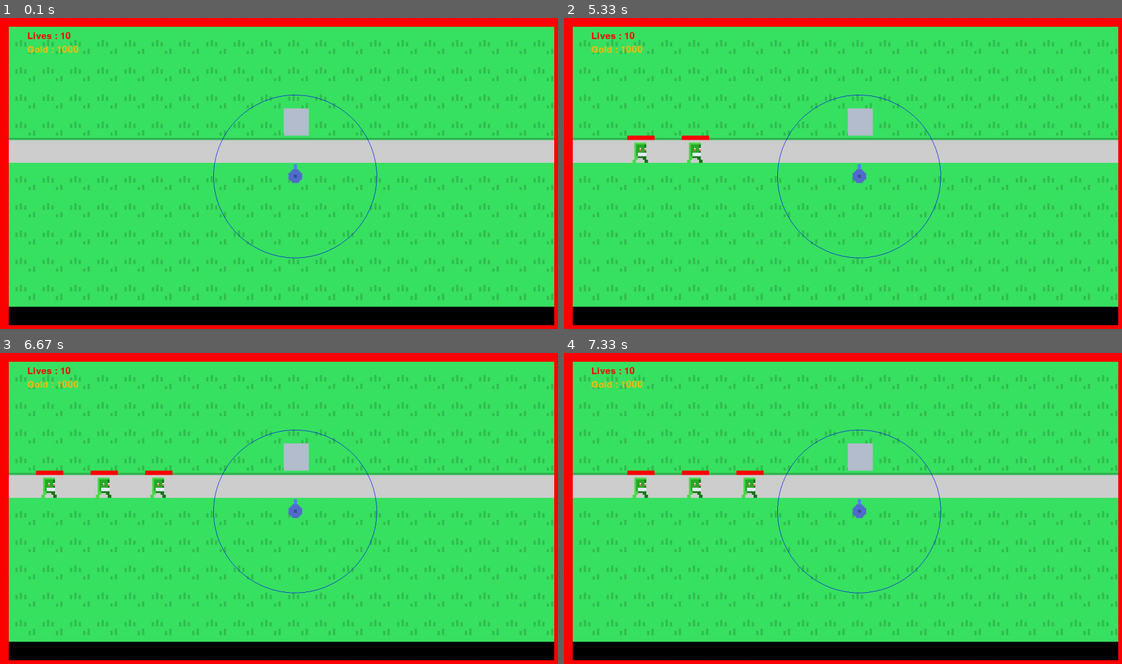
Above: before the commit, frames 1-4 (two rows, left to right).
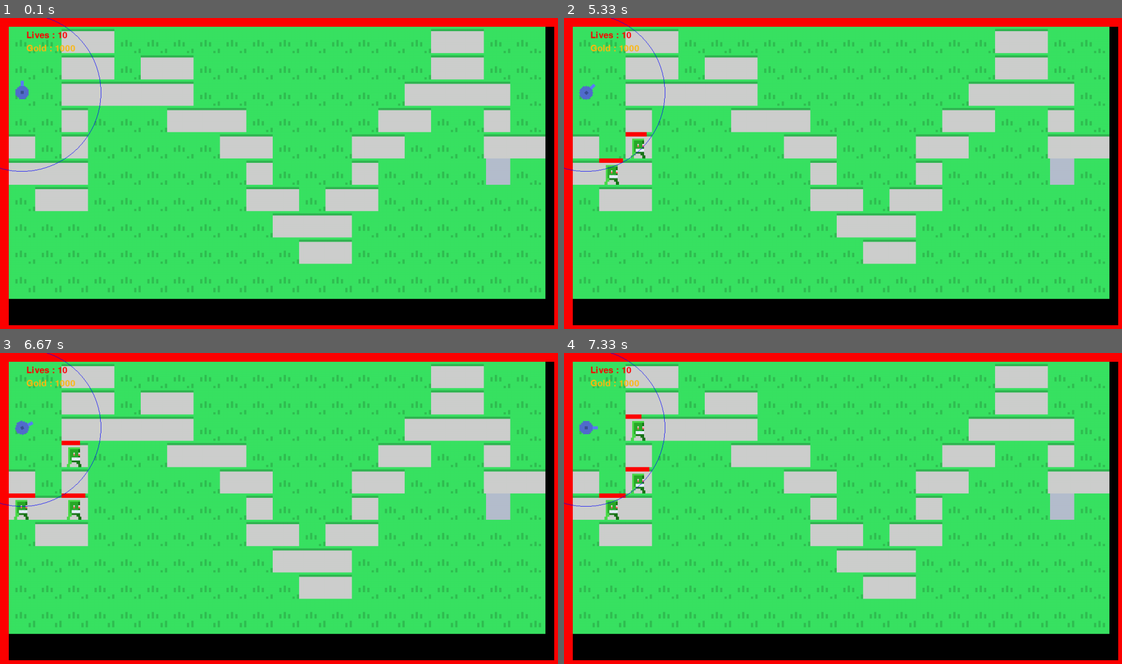
Above: after the commit, the same moments.

Repository: Al1babax/tower_defence_pygame
Game: pygame game, started from main.py
Two runs of this game, one before a commit and one after it. Both use one fixed random seed, a clock stepped at 60 frames per second and the inputs below.
Inputs:
- Up to frame 1 (0.1 s): no input
- Up to frame 2 (5.33 s): no input
- Up to frame 3 (6.67 s): no input
- Up to frame 4 (7.33 s): no input

The runs differ from the first frame. In frame 1, 33% of the frame differs, in the area x 0-100%, y 0-93%; in frame 2, 33%; in frame 3, 33%; in frame 4, 33%.

Commit message:
new level generation

Diff:
--- a/Engine/enemy.py
+++ b/Engine/enemy.py
@@ -154,11 +154,14 @@
 # General Enemy class with shared actions
 class Enemy:
     def __init__(self, enemy_type: str):
-        self.position = None
         self.enemy_type = enemy_type
 
         # Shortest path for the enemy to follow
         self.shortest_path: List[List[int]] = []
+        self.previous_waypoint = None
+
+        # Real position will be the actual pixel the enemy is at with every frame
+        self.real_position = None
 
         # Init enemy attributes
         self.max_hp = template_enemies[enemy_type]["health"]
@@ -179,11 +182,11 @@
 
     def calculate_shortest_path(self, terrain: List[List], end_pos: List[int]) -> None:
         # Calculate shortens path and save to self.shortest_path
-        self.shortest_path = a_star_algorithm(self.position, terrain, end_pos)
+        self.shortest_path = a_star_algorithm(self.previous_waypoint, terrain, end_pos)
 
         # Based on where the next shortest path is calculate the movement vector
         next_block = self.shortest_path[0]
-        self.enemy_movement_vector = (next_block[0] - self.position[0], next_block[1] - self.position[1])
+        self.enemy_movement_vector = (next_block[0] - self.previous_waypoint[0], next_block[1] - self.previous_waypoint[1])
 
     def move_forward(self, terrain: List[List], end_pos: List[List[int]], current_frame: int) -> bool:
         """
@@ -199,10 +202,11 @@
             return False
 
         # Move enemy to the next block
+        # TODO: Base on the movement speed of the enemy check if it is supposed to move now
         next_block = self.shortest_path.pop(0)
 
         # Calculate the movement vector
-        self.enemy_movement_vector = (next_block[0] - self.position[0], next_block[1] - self.position[1])
+        self.enemy_movement_vector = (next_block[0] - self.previous_waypoint[0], next_block[1] - self.previous_waypoint[1])
 
         # Make certain next block is not occupied by another enemy
         if isinstance(terrain[next_block[0]][next_block[1]], Enemy):
@@ -210,16 +214,16 @@
 
         # Move enemy to the next block
         terrain[next_block[0]][next_block[1]] = self
-        terrain[self.position[0]][self.position[1]] = TerrainBlock(0)
+        terrain[self.previous_waypoint[0]][self.previous_waypoint[1]] = TerrainBlock(0)
 
         # Update enemy position
-        self.position = next_block
+        self.previous_waypoint = next_block
 
         # Update last move frame
         self.last_move_frame = current_frame
 
         # Check if enemy reached the end
-        return self.position in end_pos
+        return self.previous_waypoint in end_pos
 
     def take_damage(self, damage: int) -> bool:
         # General damage logic for all enemies, total_damage = damage - armor
--- a/Engine/game.py
+++ b/Engine/game.py
@@ -1,4 +1,5 @@
 from typing import Optional, List, Tuple
+import random
 
 # Engine modules
 from Engine.tower import Tower
@@ -35,7 +36,8 @@
         self.money = 1000
 
         # Force spawn turret for testing
-        self.force_spawn_turret_for_testing()
+        # self.force_spawn_turret_for_testing()
+        self.force_spawn_turret_2()
 
     def force_spawn_turret_for_testing(self):
         # Force spawn turret for testing
@@ -43,6 +45,16 @@
         position = [5, 10]
         new_tower = Tower("standard", position)
         self.level.update(2, current_position=position, tower=new_tower)
+
+    def force_spawn_turret_2(self):
+        # Randomly choose turret spawn to put a turret
+        # Find a terrain block with open turret slot and spawn a turret there
+        if len(self.level.tower_slots) == 0:
+            return
+
+        random_turret_position = random.choice(self.level.tower_slots)
+        new_tower = Tower("standard", random_turret_position)
+        self.level.update(2, current_position=random_turret_position, tower=new_tower)
 
     def tower_actions(self):
         # Function that applies all the tower damage to enemies in their area
@@ -55,7 +67,7 @@
 
             # If enemy dies, remove it from the enemy_list, add 0 terrain block to the position and add money
             self.money += possible_death_enemy.money_value
-            self.level.update(1, current_position=possible_death_enemy.position)
+            self.level.update(1, current_position=possible_death_enemy.previous_waypoint)
 
     def enemy_actions(self):
         # Go through all the enemies and try to move them forward
@@ -71,7 +83,7 @@
                 # If enemy reached the end, remove enemy from the list, remove 0 terrain block from the position
                 # and remove 1 life from the player
                 self.lives -= 1
-                self.level.update(1, current_position=enemy.position)
+                self.level.update(1, current_position=enemy.previous_waypoint)
                 print(f"Enemy reached the end! Lives left: {self.lives}")
 
     def update(self):
--- a/Engine/level.py
+++ b/Engine/level.py
@@ -59,11 +59,79 @@
         # List of enemies and towers
         self.enemies: List = []
         self.towers: List[Tower] = []
+        self.tower_slots: List[List[int]] = []
 
         # Create terrain
-        self.create_terrain()
+        # self.create_terrain()
+        self.create_terrain_2()
+
+    def create_random_level(self):
+        random_enemy_path = []
+
+        # Start from random position on the left wall
+        current_pos = [random.randint(0, 9), 0]
+        random_enemy_path.append(current_pos.copy())
+
+        # From starting_pos move randomly only to right or up or down, also cannot go to visited position
+        while current_pos[1] < 19:
+            # Randomly choose direction and make certain it is valid
+            new_pos = None
+            while True:
+                random_direction = random.randint(0, 2)
+
+                if random_direction == 0:
+                    if current_pos[1] + 1 < 20:
+                        new_pos = [current_pos[0], current_pos[1] + 1]
+                        break
+                elif random_direction == 1:
+                    if current_pos[0] - 1 >= 0:
+                        new_pos = [current_pos[0] - 1, current_pos[1]]
+                        break
+                elif random_direction == 2:
+                    if current_pos[0] + 1 < 10:
+                        new_pos = [current_pos[0] + 1, current_pos[1]]
+                        break
+
+            # Make certain that the path does not go back to the same position
+            if new_pos in random_enemy_path:
+                continue
+
+            current_pos = new_pos
+            random_enemy_path.append(current_pos.copy())
+
+        return random_enemy_path
+
+    def create_terrain_2(self):
+        random_enemy_path = self.create_random_level()
+
+        # First fill terrain with static blocks
+        for i in range(10):
+            self.terrain.append([TerrainBlock(2) for _ in range(20)])
+
+        # Place enemy path
+        for path in random_enemy_path:
+            self.terrain[path[0]][path[1]] = TerrainBlock(0)
+
+        # Set the start and end blocks
+        self.start_blocks.append(random_enemy_path[0])
+        self.end_blocks.append(random_enemy_path[-1])
+
+        # Randomly put two tower placements on any of the static blocks
+        for _ in range(2):
+            x = random.randint(0, 9)
+            y = random.randint(0, 19)
+
+            while self.terrain[x][y].block_type != 2:
+                x = random.randint(0, 9)
+                y = random.randint(0, 19)
+
+            self.terrain[x][y] = TerrainBlock(1)
+
+            # Save the tower slot
+            self.tower_slots.append([x, y])
 
     def create_terrain(self):
+        self.create_random_level()
         # Create terrain based on the level design
         # For now create a simple terrain for testing and dev purposes
         # 10x20 grid with straight path from top to bottom for enemies, and some tower placements
@@ -154,7 +222,7 @@
                 random_start = None
 
         # Save enemy position
-        enemy.position = random_start
+        enemy.previous_waypoint = random_start
 
         # Add enemy to the list of enemies
         self.enemies.append(enemy)
@@ -230,7 +298,7 @@
     def update(self,
                event: int,
                tower: Optional[Tower] = None,
-               enemy = None,
+               enemy=None,
                current_position: Optional[List[int]] = None,
                new_position: Optional[List[int]] = None
                ):
--- a/Engine/render.py
+++ b/Engine/render.py
@@ -7,7 +7,6 @@
 Class to render the game to the screen
 """
 
-# TODO: Rotate the tower sprite to point towards the enemy
 # TODO: Render the bullet of the tower
 # TODO: Features to add: upgrade tower, sell tower, buy tower
 # TODO: menu to start new game, pause game, exit game
@@ -26,9 +25,11 @@
 sprite_sheet = pygame.image.load("Assets/main.png")
 
 
-def calculate_block_size():
+def calculate_block_size() -> int:
     block_size_x = SCREEN_WIDTH // 20
     block_size_y = SCREEN_HEIGHT // 10
+    # Hardcoded block size to 60
+    return 60
     return min(block_size_x, block_size_y)
 
 
@@ -231,13 +232,13 @@
         health_bar_width = int((enemy.current_hp / enemy.max_hp) * self.block_size)
         health_bar_height = self.block_size // 6
 
-        health_bar_x_pos = SCREEN_X_POS + (enemy.position[1] * self.block_size)
-        health_bar_y_pos = SCREEN_Y_POS + (enemy.position[0] * self.block_size)
+        health_bar_x_pos = SCREEN_X_POS + (enemy.previous_waypoint[1] * self.block_size)
+        health_bar_y_pos = SCREEN_Y_POS + (enemy.previous_waypoint[0] * self.block_size)
         health_rect = pygame.Rect(health_bar_x_pos, health_bar_y_pos, health_bar_width, health_bar_height)
 
         return health_rect
 
-    def render_enemies(self, enemies: List[object]):
+    def render_enemies(self, enemies: List[object], current_frame: int):
         from Engine.enemy import Enemy
         enemies: List[Enemy] = enemies
 
@@ -250,8 +251,8 @@
             enemy_sprite = Sprite(sprite_category=sprite_category, sprite_type=sprite_type, enemy_action=enemy_action,
                                   size=(self.block_size, self.block_size))
 
-            enemy_x_pos = self.block_size * enemy.position[1] + SCREEN_X_POS
-            enemy_y_pos = self.block_size * enemy.position[0] + SCREEN_Y_POS
+            enemy_x_pos = self.block_size * enemy.previous_waypoint[1] + SCREEN_X_POS
+            enemy_y_pos = self.block_size * enemy.previous_waypoint[0] + SCREEN_Y_POS
 
             self.game_window.blit(enemy_sprite.get_sprite(), (enemy_x_pos, enemy_y_pos))
 
@@ -308,7 +309,8 @@
     def render_game(self, render_package: dict):
         # Render enemies
         enemy_list = render_package["level"].enemies
-        self.render_enemies(enemy_list)
+        current_frame = render_package["current_frame"]
+        self.render_enemies(enemy_list, current_frame)
 
         # Render towers, and their current shooting range
         tower_list = render_package["level"].towers
--- a/Engine/tower.py
+++ b/Engine/tower.py
@@ -109,7 +109,7 @@
             return None
 
         for enemy in enemy_list:
-            enemy_row, enemy_col = enemy.position[0], enemy.position[1]
+            enemy_row, enemy_col = enemy.previous_waypoint[0], enemy.previous_waypoint[1]
             tower_row, tower_col = self.position[0], self.position[1]
             row_dist, col_dist = abs(tower_row - enemy_row), abs(tower_col - enemy_col)
 
@@ -121,8 +121,8 @@
             bullet_vector = turret_math.calculate_bullet_velocity(
                 tx=self.position[0],
                 ty=self.position[1],
-                ex=enemy.position[0],
-                ey=enemy.position[1],
+                ex=enemy.previous_waypoint[0],
+                ey=enemy.previous_waypoint[1],
                 bullet_speed=self.projectile_speed,
                 waypoints=enemy.shortest_path,
                 enemy_speed=enemy.node_speed
@@ -133,7 +133,7 @@
             # Calculate the angle for turret
             # Eucledian distance between tower and enemy
             tower_x, tower_y = self.position[0], self.position[1]
-            enemy_x, enemy_y = enemy.position[0], enemy.position[1]
+            enemy_x, enemy_y = enemy.previous_waypoint[0], enemy.previous_waypoint[1]
             dx, dy = enemy_x - tower_x, enemy_y - tower_y
             dist_to_enemy = math.sqrt(dx ** 2 + dy ** 2)
 
